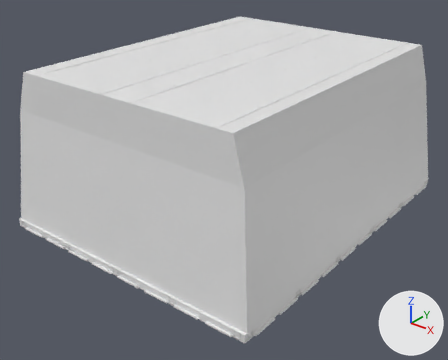
Renders of the Blender file src_apl/boxloader_ammo_west.blend from each side of a commit.
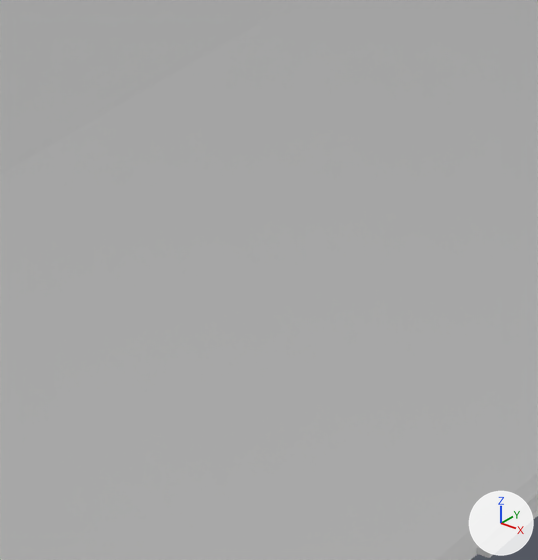
Old and new are each drawn whole from a camera (50 mm lens) standing at (2.79, -3.65, 2.43) and looking at (0.02, -0.19, 0.29) and again close up on the part from 68% to 89% of the width and 34% to 61% of the height. Every picture has the same lights, and +X, +Y and +Z are marked at lower right. The same objects are shown in both versions, whatever each file hides. Materials are left out; every surface is plain grey.

Objects in the first close-up: '1.013'.
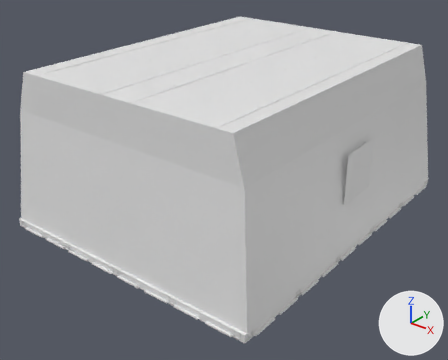
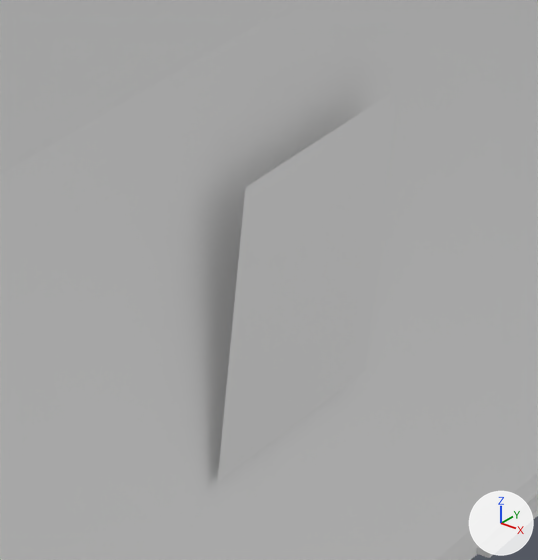
Boxes [x1, y1, x2, y2] around the edits, measured in the close-ups (538 x 560 px):
part 1 of me_1_013, added: after [217, 90, 397, 482]

The change, as a diff of the scene's bpy script:
```diff
--- a/src_apl/boxloader_ammo_west.blend.py
+++ b/src_apl/boxloader_ammo_west.blend.py
@@ me_1_013 @@
 me_1_013.from_pydata(...)  # 8372 vertices, 13620 faces; spans x -1.12..1.12, y -1.37..1.37, z -0.01..1.23
 # used by ob_1_013; location = (0.0, 0.0, 0.0)
 # verts and faces of me_1_013; kept vertices keep their numbers, new ones are numbered from 8372
+# me_1_013 part 1
+verts[8372] = (-1.07, -0.19, 0.41)
+verts[8373] = (-1.07, -0.19, 0.79)
+verts[8374] = (1.07, -0.19, 0.41)  # pixel (217, 482)
+verts[8375] = (1.07, -0.19, 0.79)  # pixel (245, 187)
+for new, old in zip([*range(8376, 8380)], [*range(8372, 8376)]): verts[new] = verts[old] + (0.0, 0.38, 0.0)
+faces += [(8372, 8373, 8377, 8376), (8374, 8378, 8379, 8375)]
```
